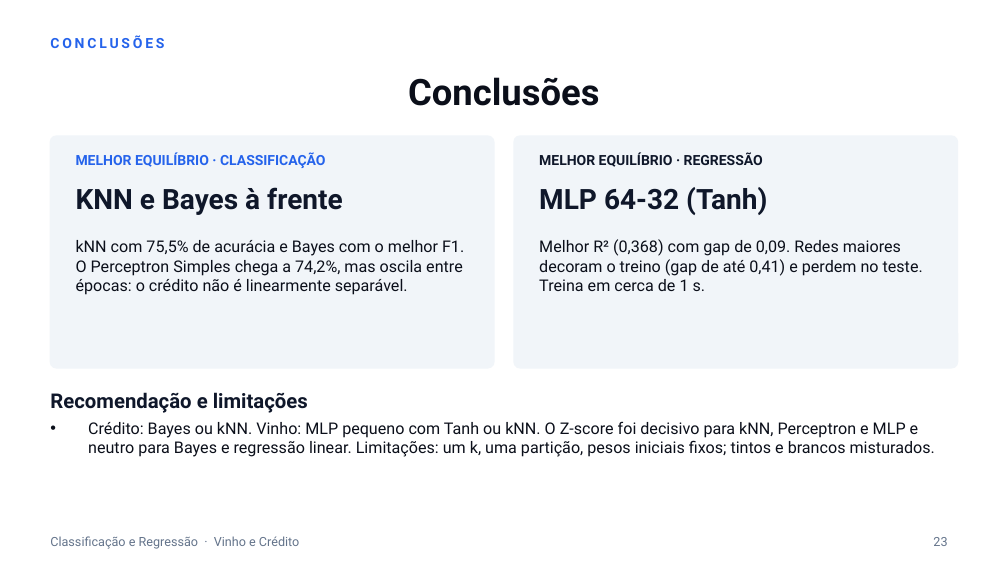
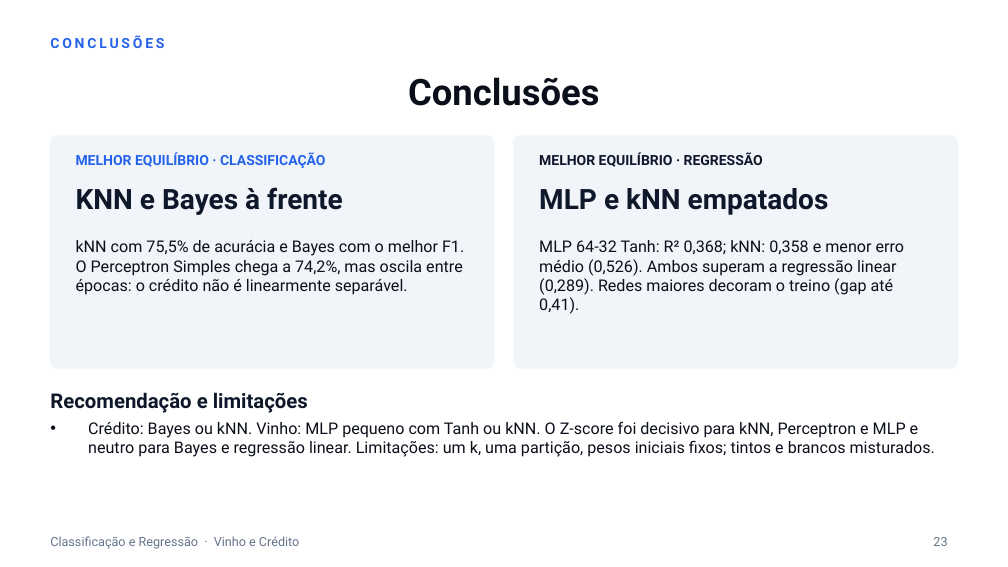
Before and after one commit to cauang/AV3, a slide deck: slide 23 of Analise de credito e Vinho - AV3.pptx. Drawn at 1008x567 pixels with LibreOffice and Linux fonts; fonts in the diff are those of the drawing. Boxes give left, top, right and bottom in pixels: in the first picture for what was removed or moved away, otherwise in the second. Text is boxed around its words. In the diff, an @@ line names an element or a change of style, - is before the commit and + after.

```diff
--- a/Analise de credito e Vinho - AV3.pptx
+++ b/Analise de credito e Vinho - AV3.pptx
@@ text at (x1=539, y1=188, x2=829, y2=215): text changed @@
-MLP 64-32 (Tanh)
+MLP e kNN empatados
@@ text at (x1=539, y1=240, x2=905, y2=314): text changed @@
-Melhor R² (0,368) com gap de 0,09. Redes maiores decoram o treino (gap de até 0,41) e perdem no teste. Treina em cerca de 1 s.
+MLP 64-32 Tanh: R² 0,368; kNN: 0,358 e menor erro médio (0,526). Ambos superam a regressão linear (0,289). Redes maiores decoram o treino (gap até 0,41).
```
Also in this commit, not shown: 7 other slides changed, 1 other file.
